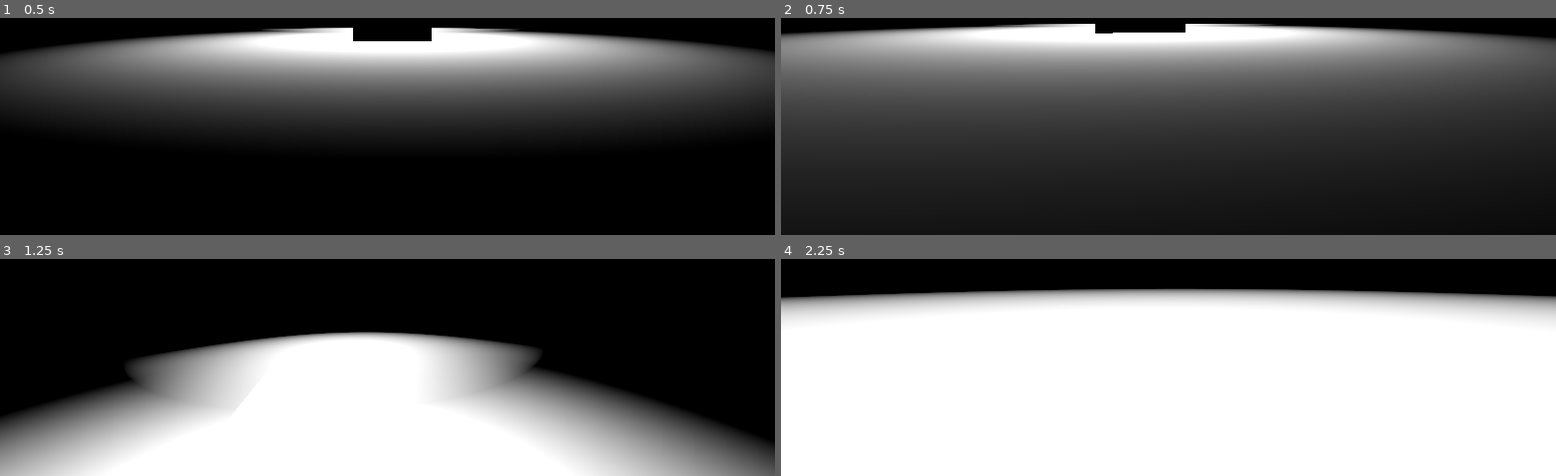
Above: before the commit, frames 1-4 (two rows, left to right).
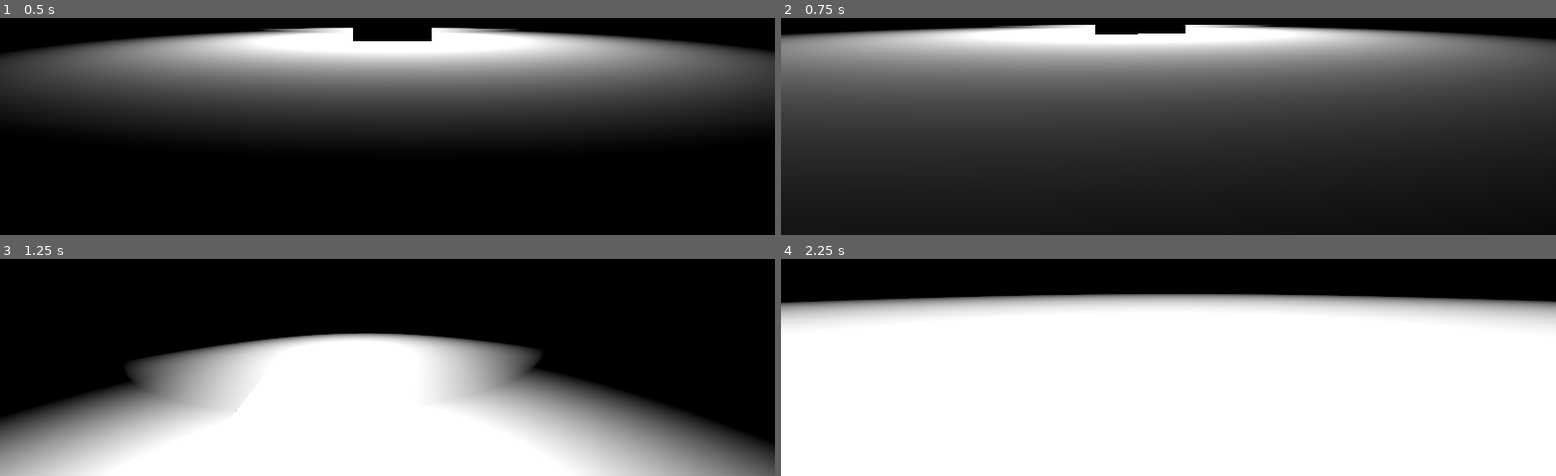
Above: after the commit, the same moments.

Repository: hextraza/ld48-game
Game: Godot game, scene res://Main.tscn
The game is run twice, just before and just after one commit, with the same random seed, the same clock (stepped at 60 frames per second) and the same inputs.
Inputs (mouse positions are in pixels of both pictures, inside the frame that each line leads up to):
- Up to frame 1 (0.5 s): no input
- Up to frame 2 (0.75 s): move the mouse to (outside the picture) at 0.52 s; hold W (player_forward) from 0.53 s (still down)
- Up to frame 3 (1.25 s): keep holding W (player_forward); tap Space (player_jump) at 0.77 s
- Up to frame 4 (2.25 s): keep holding W (player_forward); move the mouse to (1129, 261) at 1.27 s; tap Space (player_jump) at 1.52 s; move the mouse to (outside the picture) at 2.02 s

Frame 1 is identical in both runs. In frame 2, 1.2% of the frame differs, in the area x 0-95%, y 2-9%; in frame 3, 0.6%; in frame 4, 7.0%, in the area x 0-100%, y 13-25%.

Commit message:
Add vertical mouse movement support

Diff:
--- a/Player/Player.gd
+++ b/Player/Player.gd
@@ -18,7 +18,7 @@
 
 
 func _ready():
-	camera = $Camera
+	camera = $Rotation_Helper/Camera
 	rotation_helper = $Rotation_Helper
 
 	Input.set_mouse_mode(Input.MOUSE_MODE_CAPTURED)
@@ -86,9 +86,9 @@
 
 func _input(event):
 	if event is InputEventMouseMotion and Input.get_mouse_mode() == Input.MOUSE_MODE_CAPTURED:
-		rotation_helper.rotate_x(deg2rad(event.relative.y * MOUSE_SENSITIVITY))
+		rotation_helper.rotate_x(deg2rad(event.relative.y * MOUSE_SENSITIVITY * -1))
 		self.rotate_y(deg2rad(event.relative.x * MOUSE_SENSITIVITY * -1))
 
 		var camera_rot = rotation_helper.rotation_degrees
-		camera_rot.x = clamp (camera_rot.x, -70, 70)
+		camera_rot.x = clamp(camera_rot.x, -70, 70)
 		rotation_helper.rotation_degrees = camera_rot
--- a/Player/Player.tscn
+++ b/Player/Player.tscn
@@ -11,7 +11,7 @@
 
 [node name="Rotation_Helper" type="Spatial" parent="."]
 
-[node name="Camera" type="Camera" parent="."]
+[node name="Camera" type="Camera" parent="Rotation_Helper"]
 transform = Transform( 1, 0, 0, 0, 1, 0, 0, 0, 1, 0, 0.83576, 0 )
 current = true
 
--- a/project.godot
+++ b/project.godot
@@ -10,6 +10,7 @@
 
 _global_script_classes=[  ]
 _global_script_class_icons={
+
 }
 
 [application]
